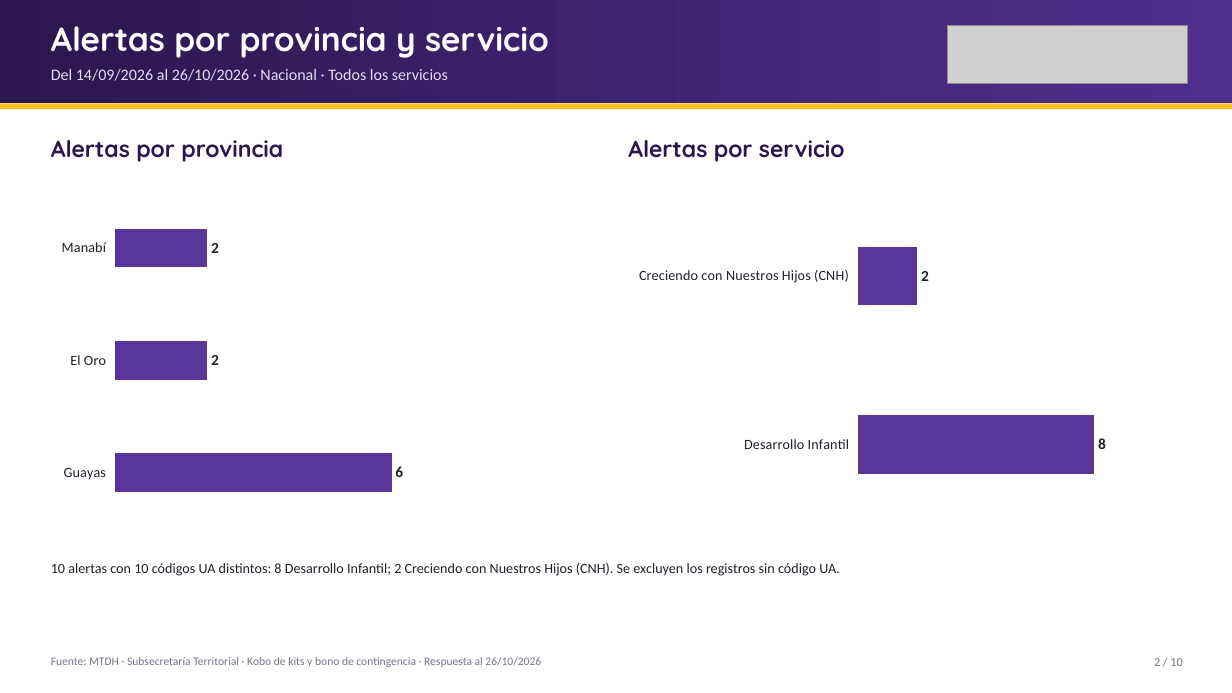
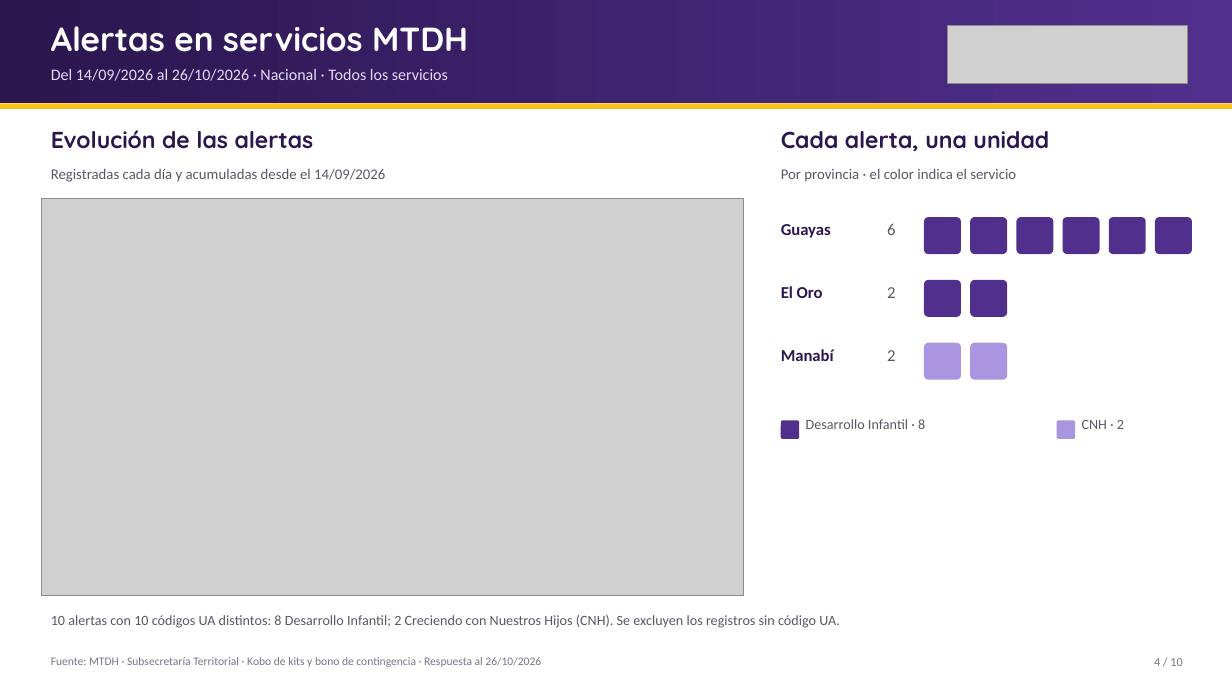
Before and after one commit to JuanAmbuludi/Sistema-Reporte-MTDH, a slide deck: slide 4 of docs/reportes/Seguimiento_ENOS_2026-10-26.pptx (slide 2 before the commit). Drawn at 1232x693 pixels with LibreOffice and Linux fonts; fonts in the diff are those of the drawing; grey boxes stand for pictures. Boxes give left, top, right and bottom in pixels: in the first picture for what was removed or moved away, otherwise in the second. Text is boxed around its words. In the diff, an @@ line names an element or a change of style, - is before the commit and + after.

```diff
--- a/docs/reportes/Seguimiento_ENOS_2026-10-26.pptx
+++ b/docs/reportes/Seguimiento_ENOS_2026-10-26.pptx
@@ text at box(51, 26, 468, 52): text changed @@
-Alertas por provincia y servicio
+Alertas en servicios MTDH
@@ text at box(51, 130, 314, 149): text changed @@
-Alertas por provincia
+Evolución de las alertas
@@ text removed at box(628, 140, 845, 162) @@
-Alertas por servicio
@@ text added at box(781, 131, 1049, 151), 18 pt, text #2B164F, bold @@
+Cada alerta, una unidad
@@ text added at box(51, 168, 385, 182), 11.5 pt, text #5A5765 @@
+Registradas cada día y acumuladas desde el 14/09/2026
@@ text added at box(781, 168, 1016, 182), 11.5 pt, text #5A5765 @@
+Por provincia · el color indica el servicio
@@ picture added at box(42, 199, 744, 596) @@
@@ bar chart removed at box(51, 185, 587, 536) @@
-categories: Guayas, El Oro, Manabí
-Series 1: 6, 2, 2
@@ bar chart removed at box(628, 185, 1165, 536) @@
-categories: Desarrollo Infantil, Creciendo con Nuestros Hijos (CNH)
-Series 1: 8, 2
@@ text added at box(781, 224, 831, 238), 13 pt, text #2B164F, bold @@
+Guayas
@@ text added at box(887, 223, 895, 235), 13 pt, text #5A5765 @@
+6
@@ rounded rectangle added at box(924, 217, 961, 254), fill #512F8D @@
@@ rounded rectangle added at box(970, 217, 1007, 254), fill #512F8D @@
@@ rounded rectangle added at box(1017, 217, 1054, 254), fill #512F8D @@
@@ rounded rectangle added at box(1063, 217, 1100, 254), fill #512F8D @@
@@ rounded rectangle added at box(1109, 217, 1146, 254), fill #512F8D @@
@@ rounded rectangle added at box(1155, 217, 1192, 254), fill #512F8D @@
@@ text added at box(781, 286, 823, 298), 13 pt, text #2B164F, bold @@
+El Oro
@@ text added at box(887, 287, 895, 298), 13 pt, text #5A5765 @@
+2
@@ rounded rectangle added at box(924, 280, 961, 317), fill #512F8D @@
@@ rounded rectangle added at box(970, 280, 1007, 317), fill #512F8D @@
@@ text added at box(781, 349, 834, 361), 13 pt, text #2B164F, bold @@
+Manabí
@@ text added at box(887, 350, 895, 361), 13 pt, text #5A5765 @@
+2
@@ rounded rectangle added at box(924, 343, 961, 380), fill #A995E0 @@
@@ rounded rectangle added at box(970, 343, 1007, 380), fill #A995E0 @@
@@ text added at box(806, 419, 925, 429), 11 pt, text #5A5765 @@
+Desarrollo Infantil · 8
@@ rounded rectangle added at box(781, 421, 799, 439), fill #512F8D @@
@@ rounded rectangle added at box(1056, 421, 1075, 439), fill #A995E0 @@
@@ text added at box(1082, 420, 1124, 429), 11 pt, text #5A5765 @@
+CNH · 2
@@ text "10 alertas con 10 códigos ...": place and size @@
-text "10 alertas con 10 códigos ..." at box(51, 563, 840, 576)
+text "10 alertas con 10 códigos ..." at box(51, 615, 840, 628)
@@ text "10 alertas con 10 códigos ..." at box(51, 615, 840, 628): text colour #20202B to #5A5765 @@
@@ text at box(1154, 658, 1182, 666): text changed @@
-2 / 10
+4 / 10
```
Also in this commit, not shown: 7 other slides changed, 1 slide added, 1 slide removed, 19 other files.
